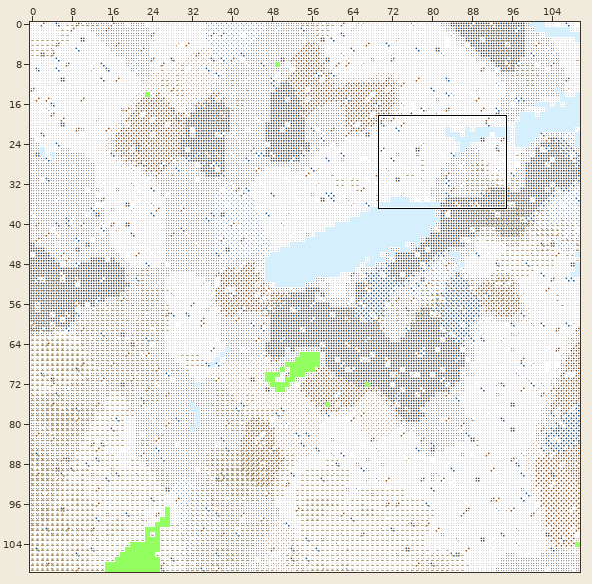
Two versions of a level (Tiled map, Maps/boston.tmx). Above, an overview of the earlier version with the close-up marked.
Close-up. Before the commit:
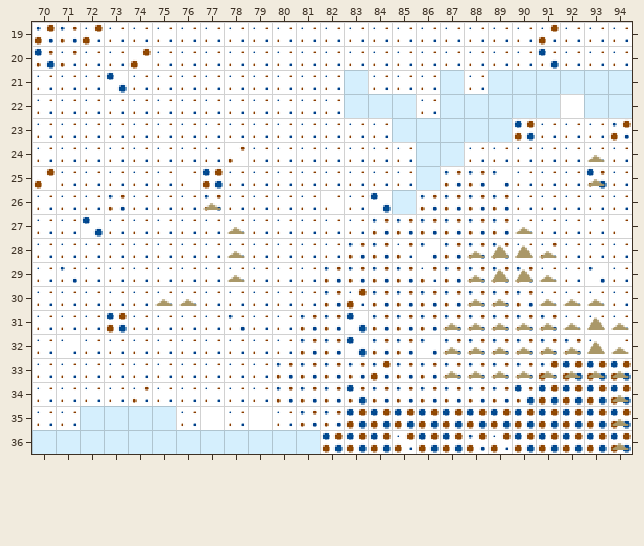
Cells are 16x16 px. Shown: x 70..94, y 19..36. The commit also changed other parts of the map, which this record leaves out.
After the commit:
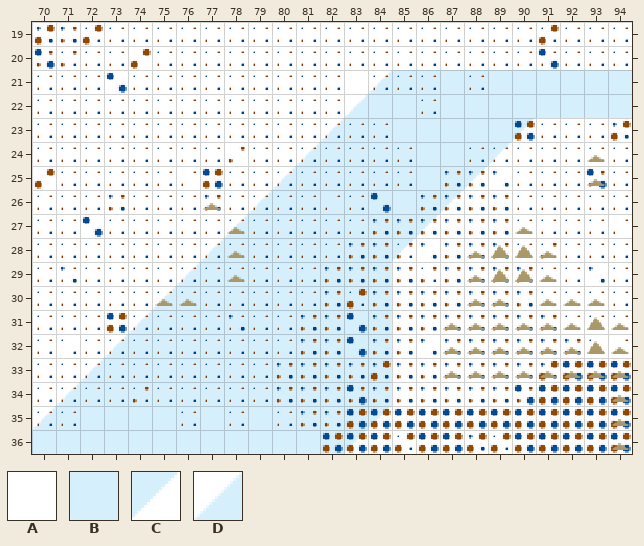
Key: from "Landform": A 0, B 1, C 4, D 9.
_ is an empty cell.
Difference:
Layer "Land":
Tile A replaces tile B in row 21 at x 83.
Tile B replaces tile A in row 21 at x 85 to 86 and 88; in row 22 at x 86 and 92; in row 23 at x 83 to 84; in row 24 at x 82 to 85 and 88; in row 25 at x 81 to 85 and 87; in row 26 at x 80 to 84 and 86.
Tile B replaces tile A in row 27 at x 79 to 85; in row 28 at x 78 to 84; in row 29 at x 77 to 84; in row 30 at x 76 to 84; in row 31 at x 75 to 84; in row 32 at x 74 to 84.
Tile B replaces tile A in row 33 at x 73 to 84; in row 34 at x 72 to 84; in row 35 at x 71 and 76 to 83; in row 36 at x 82.
Tile C replaces tile A in row 23 at x 90; in row 24 at x 89; in row 25 at x 88; in row 26 at x 87; in row 27 at x 86; in row 28 at x 85.
Tile C replaces tile A in row 35 at x 84; in row 36 at x 83.
Tile D replaces tile A in row 21 at x 84; in row 23 at x 82; in row 24 at x 81; in row 25 at x 80; in row 26 at x 79; in row 27 at x 78.
Tile D replaces tile A in row 28 at x 77; in row 29 at x 76; in row 30 at x 75; in row 31 at x 74; in row 32 at x 73; in row 33 at x 72.
Tile D replaces tile A in row 34 at x 71; in row 35 at x 70.
Tile D replaces tile B in row 22 at x 83.
Boxes around the changes in both close-ups, in picture pixels (x1, y1, x2, y2):
changed: (32, 70, 535, 454)
changed: (560, 94, 584, 118)
